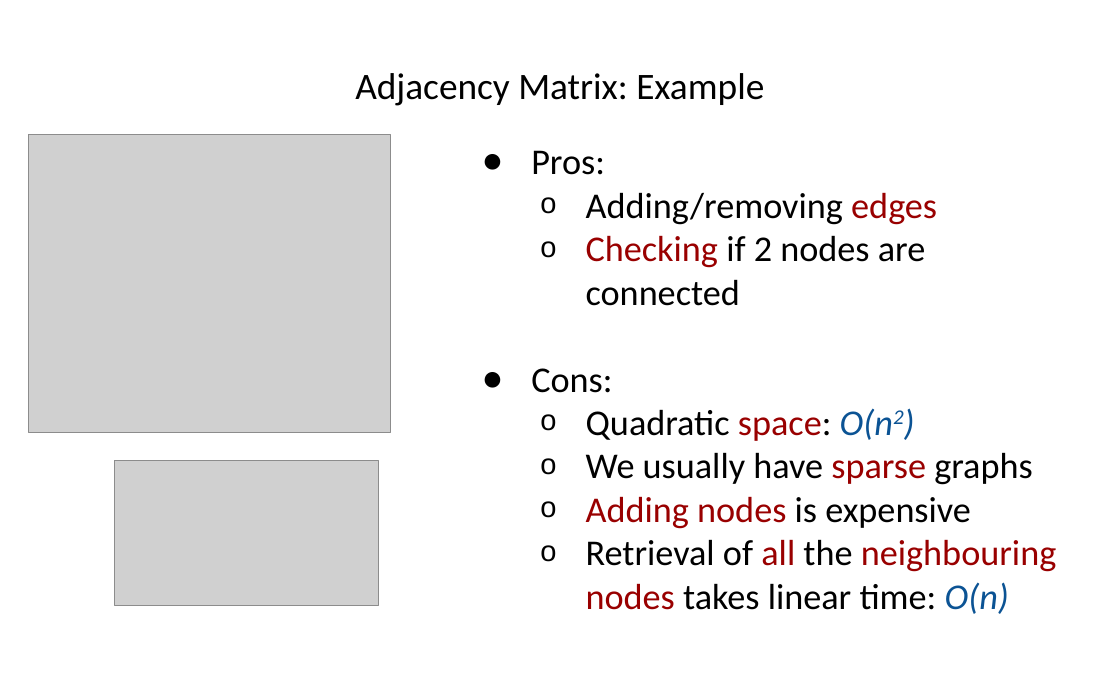
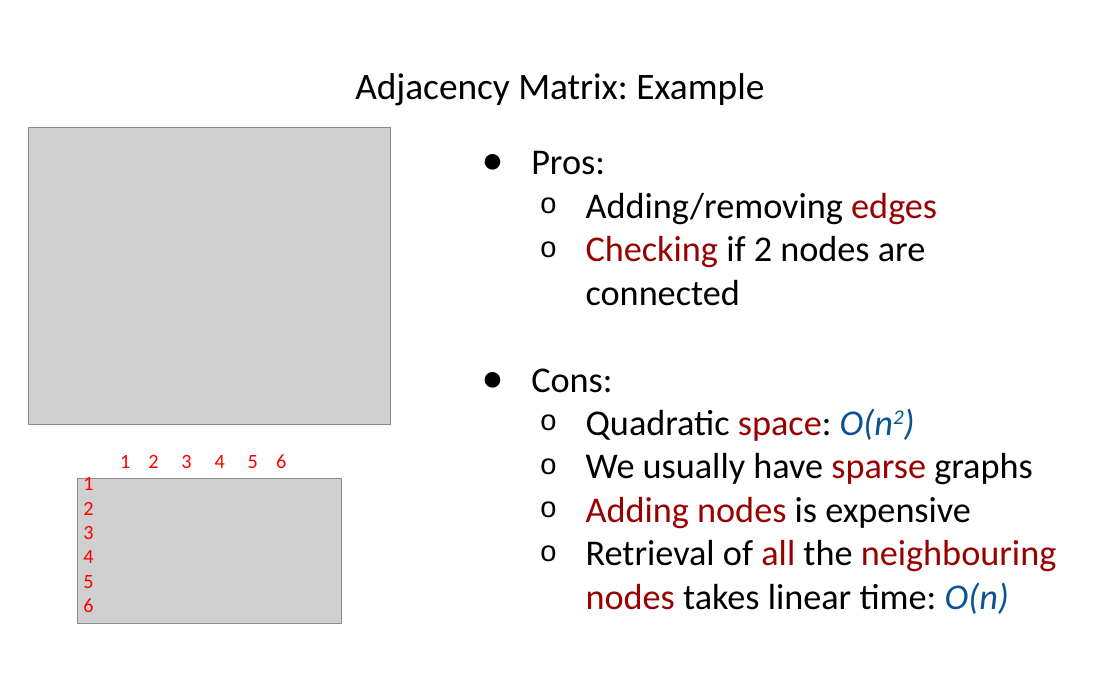
Before and after one commit to hogeschool/INFDEV026B, a slide deck: slide 15 of 2018-2019/build/Lecture 5.pptx (slide 14 before the commit). Drawn at 1120x700 pixels with LibreOffice and Linux fonts; fonts in the diff are those of the drawing; grey boxes stand for pictures. Boxes give left, top, right and bottom in pixels: in the first picture for what was removed or moved away, otherwise in the second. Text is boxed around its words. In the diff, an @@ line names an element or a change of style, - is before the commit and + after.

```diff
--- a/2018-2019/build/Lecture 5.pptx
+++ b/2018-2019/build/Lecture 5.pptx
@@ picture: place and size @@
-picture at box(29, 134, 391, 432)
+picture at box(29, 128, 391, 426)
@@ picture: place and size @@
-picture at box(114, 460, 379, 605)
+picture at box(77, 478, 342, 623)
@@ text added at box(83, 474, 93, 612), 13 pt, text #FF0000 @@
+1
+2
+3
+4
+5
+6
@@ text added at box(120, 454, 286, 468), 13 pt, text #FF0000 @@
+1 2 3 4 5 6
```
Also in this commit, not shown: 24 other slides changed, 3 slides added, 1 slide removed.
